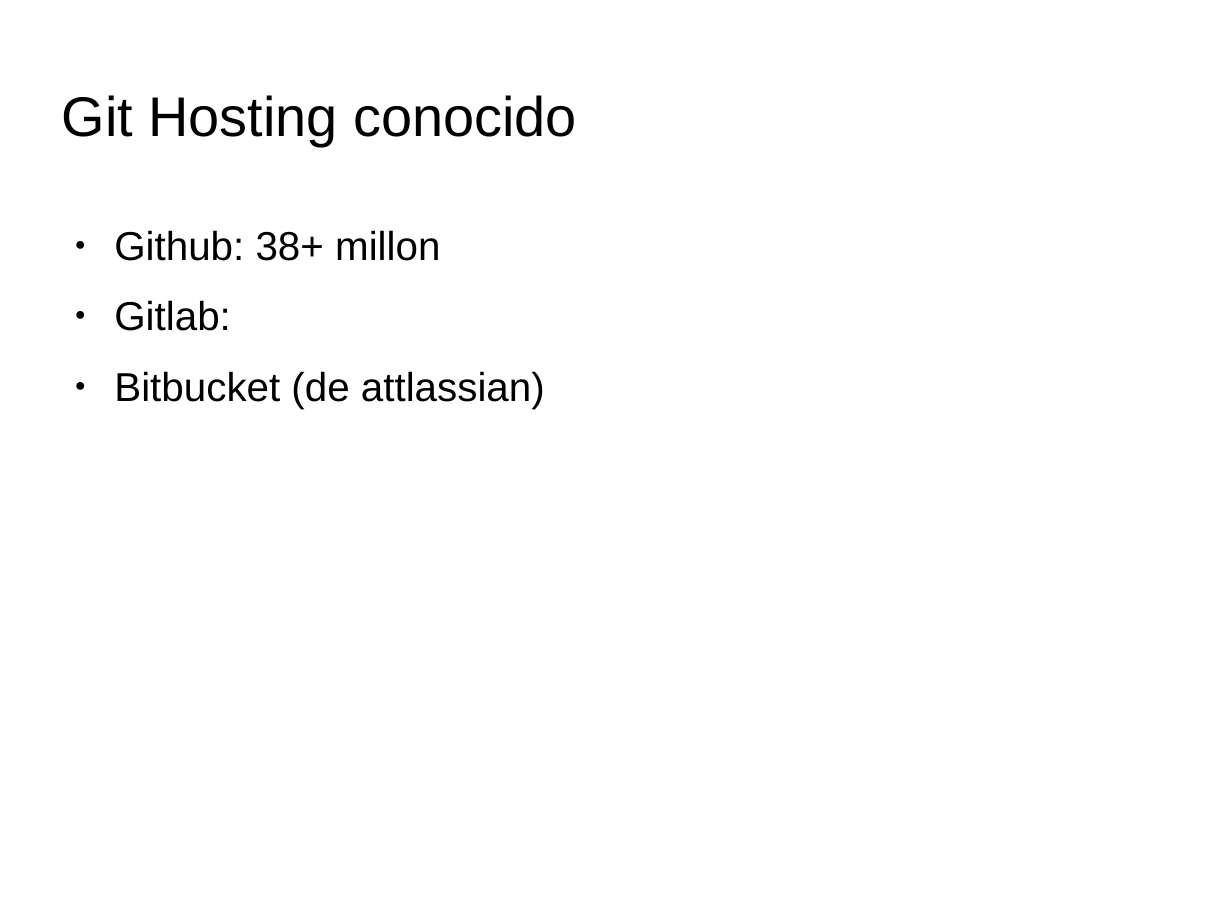
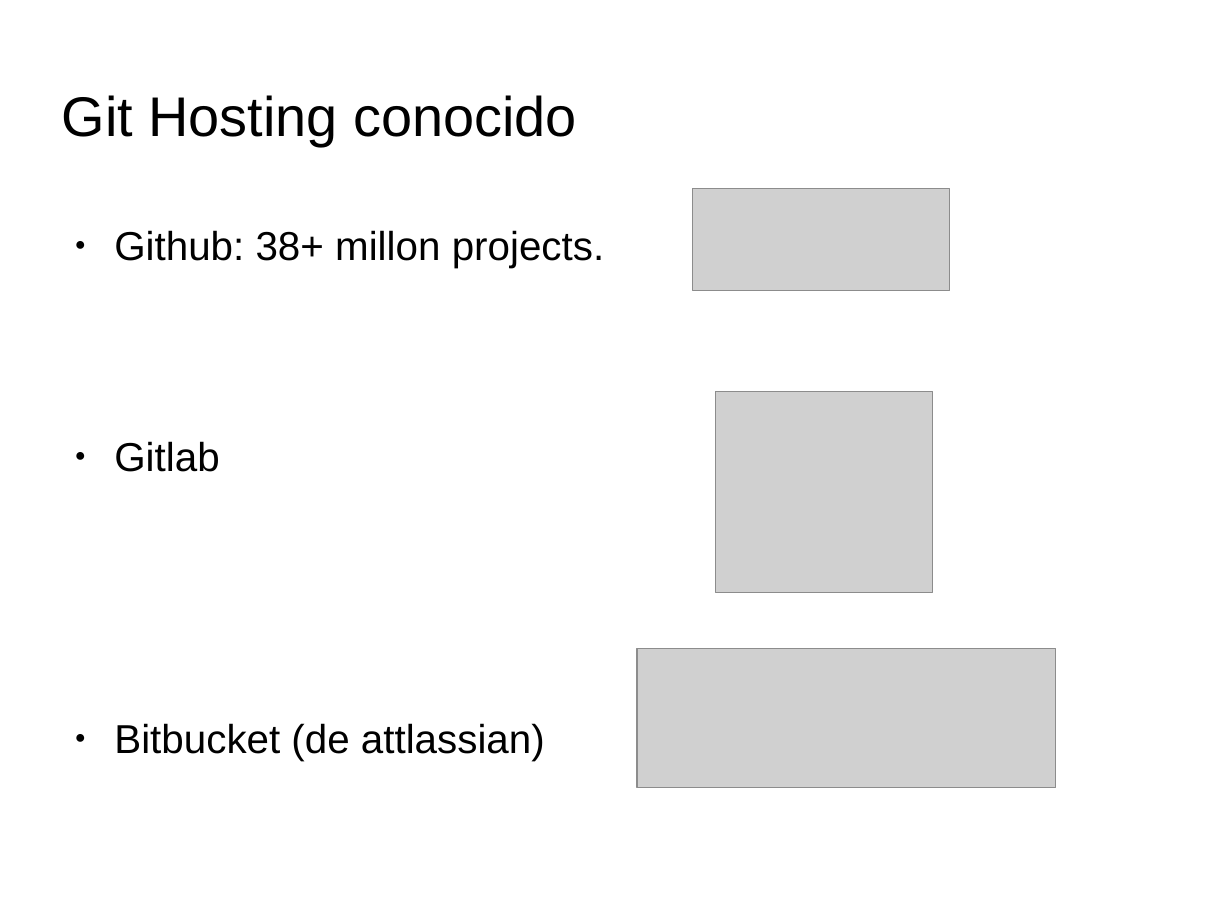
Before and after one commit to pablodav/linuxpay, a slide deck: slide 6 of presentacion_git.odp (slide 4 before the commit). Drawn at 1232x924 pixels with LibreOffice and Linux fonts; fonts in the diff are those of the drawing; grey boxes stand for pictures; background and template pictures are left out. Boxes give left, top, right and bottom in pixels: in the first picture for what was removed or moved away, otherwise in the second. Text is boxed around its words. In the diff, an @@ line names an element or a change of style, - is before the commit and + after.

```diff
--- a/presentacion_git.odp
+++ b/presentacion_git.odp
@@ picture added at (693,189,950,291) @@
@@ text at (114,230,604,472): text changed @@
-● Github: 38+ millon
-● Gitlab:
+● Github: 38+ millon projects.
+● Gitlab
@@ picture added at (715,391,934,593) @@
@@ picture added at (637,648,1056,788) @@
```
Also in this commit, not shown: 3 other slides changed, 3 slides added, 1 other file.
